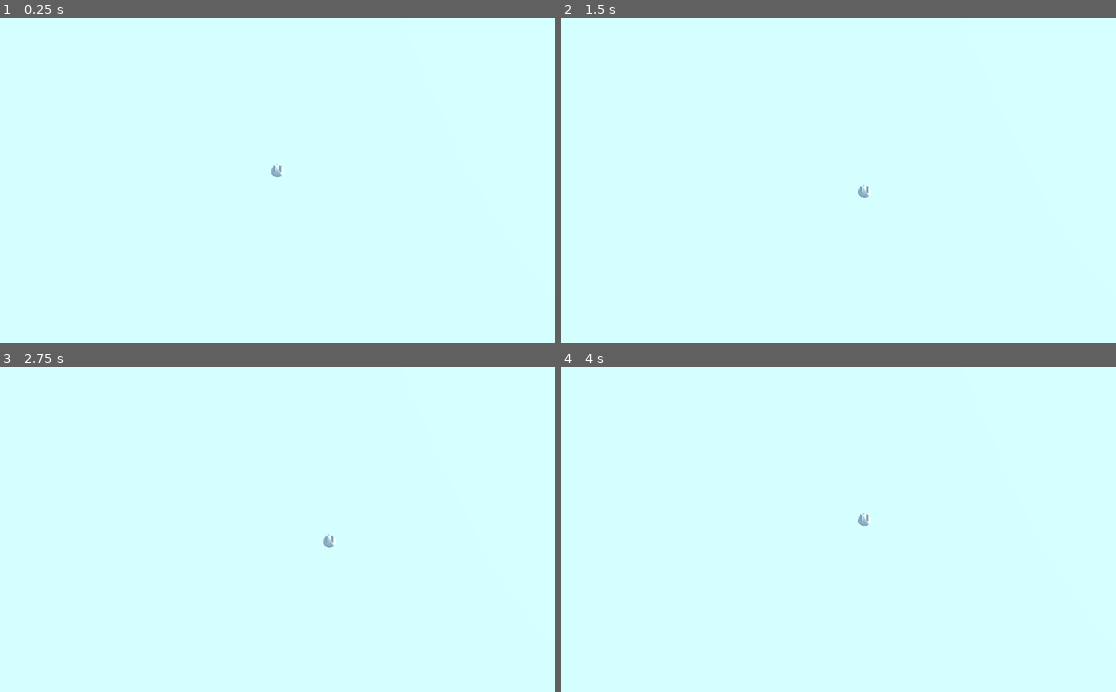
Above: before the commit, frames 1-4 (two rows, left to right).
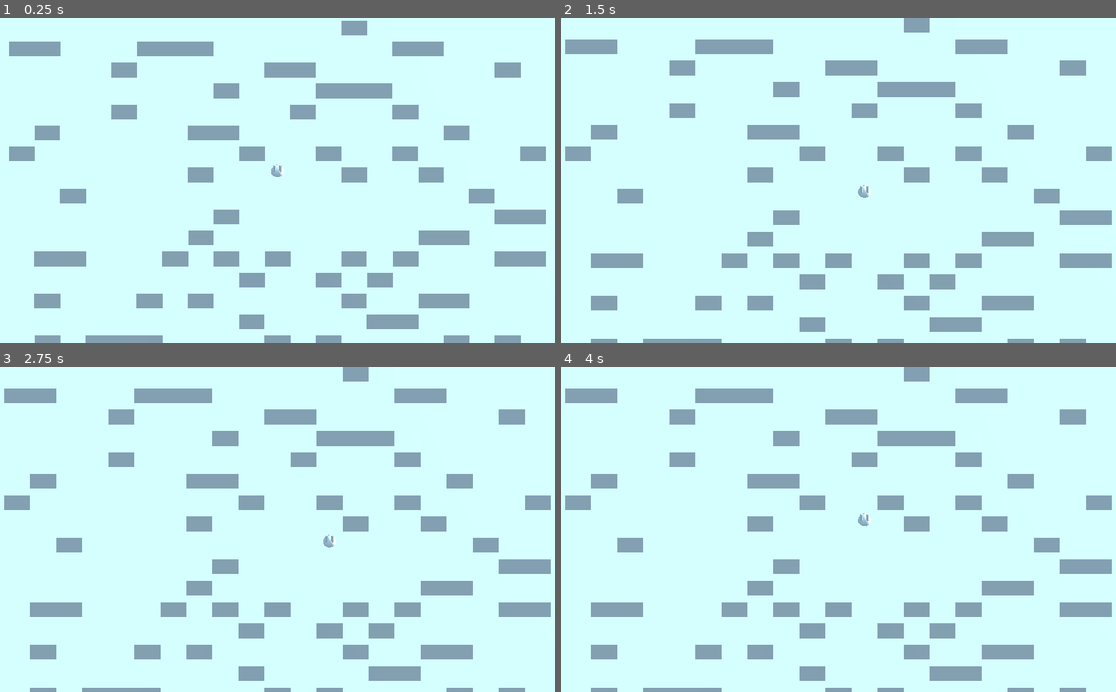
Above: after the commit, the same moments.

Repository: droqen/tojam2024battle
Game: Godot game, scene res://dev/droqen/control_test.tscn
Same seed, same stepped clock (60 frames per second), same inputs: the game is played once before the commit and once after it.
Inputs:
- Up to frame 1 (0.25 s): no input
- Up to frame 2 (1.5 s): hold Right (ui_right) 0.53-1.28 s; tap Enter at 1.25 s; hold Down (ui_down) from 1.28 s (still down)
- Up to frame 3 (2.75 s): tap Space at 2 s; release Down (ui_down) at 2.03 s; hold Right (ui_right) from 2.03 s (still down)
- Up to frame 4 (4 s): tap Enter at 2.75 s; release Right (ui_right) at 2.78 s; hold Up (ui_up) 2.78-3.53 s; tap Space at 3.5 s; hold Left (ui_left) from 3.53 s (still down)

The runs differ from the first frame. In frame 1, 14% of the frame differs, in the area x 1-99%, y 0-100%; in frame 2, 13%; in frame 3, 13%; in frame 4, 13%.

Commit message:
WSAD works; bunny bonks blocks

Diff:
--- a/bomberman_project/dev/droqen/GridMover.gd
+++ b/bomberman_project/dev/droqen/GridMover.gd
@@ -6,4 +6,9 @@
 		(1 if Input.is_action_just_pressed("ui_up") else 0) - (1 if Input.is_action_just_pressed("ui_down") else 0)
 	)
 	if dpad:
-		self.set_cell(self.cell + dpad)
+		if self.try_move(dpad):
+			pass
+		else:
+			translate(
+				0.5 * GameGrid.cell_to_pos(dpad)
+			)
--- a/bomberman_project/dev/droqen/control_test.tscn
+++ b/bomberman_project/dev/droqen/control_test.tscn
@@ -1,6 +1,7 @@
-[gd_scene load_steps=7 format=2]
+[gd_scene load_steps=8 format=2]
 
 [ext_resource path="res://dev/droqen/GridMover.gd" type="Script" id=1]
+[ext_resource path="res://scene/subsystems/block_world.tscn" type="PackedScene" id=2]
 
 [sub_resource type="PlaneMesh" id=1]
 size = Vector2( 100, 100 )
@@ -55,3 +56,5 @@
 
 [node name="DirectionalLight" type="DirectionalLight" parent="."]
 transform = Transform( -0.464342, -0.177371, 0.867713, -0.00958276, 0.98069, 0.195336, -0.885604, 0.0823876, -0.457075, 0, 21.0302, 0 )
+
+[node name="block_world" parent="." instance=ExtResource( 2 )]
--- /dev/null
+++ b/bomberman_project/dev/droqen/world_gen.gd
@@ -0,0 +1,17 @@
+extends Node
+
+const BLOCK = preload("res://gameplay/basic_block.tscn")
+onready var w = get_parent()
+
+func _ready():
+	for x in range(-10,10+1):
+		for y in range(-10,10+1):
+			if randf() < 0.25:
+				spawn_block_at(x,y)
+
+func spawn_block_at(x,y):
+				var block = BLOCK.instance()
+				block.set_cell(Vector2(x,y))
+				yield(get_tree(),"idle_frame")
+				w.add_child(block)
+				block.owner = owner if owner else self
--- a/bomberman_project/gameplay/GameGrid.gd
+++ b/bomberman_project/gameplay/GameGrid.gd
@@ -11,3 +11,10 @@
 
 func cell_to_pos(cell):
 	return 4 * Vector3(cell.x, 0, -cell.y)
+
+func find_objs_at_cell(cell):
+	var objs = []
+	for obj in gridobjs:
+		if obj.cell == cell:
+			objs.append(obj)
+	return objs
--- a/bomberman_project/gameplay/GridObject.gd
+++ b/bomberman_project/gameplay/GridObject.gd
@@ -11,5 +11,12 @@
 func set_cell(_cell):
 	cell = _cell
 	goalpos = GameGrid.cell_to_pos(cell)
+func try_move(dir) -> bool:
+	var cell2 = cell + dir
+	if GameGrid.find_objs_at_cell(cell2):
+		return false
+	else:
+		set_cell(cell2)
+		return true
 func _physics_process(_delta):
 	translation = lerp(translation, goalpos, 0.25)
--- /dev/null
+++ b/bomberman_project/gameplay/basic_block.tscn
@@ -0,0 +1,13 @@
+[gd_scene load_steps=3 format=2]
+
+[ext_resource path="res://gameplay/GridObject.gd" type="Script" id=1]
+
+[sub_resource type="CubeMesh" id=1]
+size = Vector3( 4, 4, 4 )
+
+[node name="block" type="Spatial"]
+script = ExtResource( 1 )
+
+[node name="MeshInstance" type="MeshInstance" parent="."]
+transform = Transform( 1, 0, 0, 0, 1, 0, 0, 0, 1, 0, 2, 0 )
+mesh = SubResource( 1 )
--- a/bomberman_project/project.godot
+++ b/bomberman_project/project.godot
@@ -32,6 +32,37 @@
 
 common/drop_mouse_on_gui_input_disabled=true
 
+[input]
+
+ui_left={
+"deadzone": 0.5,
+"events": [ Object(InputEventKey,"resource_local_to_scene":false,"resource_name":"","device":0,"alt":false,"shift":false,"control":false,"meta":false,"command":false,"pressed":false,"scancode":16777231,"physical_scancode":0,"unicode":0,"echo":false,"script":null)
+, Object(InputEventJoypadButton,"resource_local_to_scene":false,"resource_name":"","device":0,"button_index":14,"pressure":0.0,"pressed":false,"script":null)
+, Object(InputEventKey,"resource_local_to_scene":false,"resource_name":"","device":0,"alt":false,"shift":false,"control":false,"meta":false,"command":false,"pressed":false,"scancode":0,"physical_scancode":65,"unicode":0,"echo":false,"script":null)
+ ]
+}
+ui_right={
+"deadzone": 0.5,
+"events": [ Object(InputEventKey,"resource_local_to_scene":false,"resource_name":"","device":0,"alt":false,"shift":false,"control":false,"meta":false,"command":false,"pressed":false,"scancode":16777233,"physical_scancode":0,"unicode":0,"echo":false,"script":null)
+, Object(InputEventJoypadButton,"resource_local_to_scene":false,"resource_name":"","device":0,"button_index":15,"pressure":0.0,"pressed":false,"script":null)
+, Object(InputEventKey,"resource_local_to_scene":false,"resource_name":"","device":0,"alt":false,"shift":false,"control":false,"meta":false,"command":false,"pressed":false,"scancode":0,"physical_scancode":68,"unicode":0,"echo":false,"script":null)
+ ]
+}
+ui_up={
+"deadzone": 0.5,
+"events": [ Object(InputEventKey,"resource_local_to_scene":false,"resource_name":"","device":0,"alt":false,"shift":false,"control":false,"meta":false,"command":false,"pressed":false,"scancode":16777232,"physical_scancode":0,"unicode":0,"echo":false,"script":null)
+, Object(InputEventJoypadButton,"resource_local_to_scene":false,"resource_name":"","device":0,"button_index":12,"pressure":0.0,"pressed":false,"script":null)
+, Object(InputEventKey,"resource_local_to_scene":false,"resource_name":"","device":0,"alt":false,"shift":false,"control":false,"meta":false,"command":false,"pressed":false,"scancode":0,"physical_scancode":87,"unicode":0,"echo":false,"script":null)
+ ]
+}
+ui_down={
+"deadzone": 0.5,
+"events": [ Object(InputEventKey,"resource_local_to_scene":false,"resource_name":"","device":0,"alt":false,"shift":false,"control":false,"meta":false,"command":false,"pressed":false,"scancode":16777234,"physical_scancode":0,"unicode":0,"echo":false,"script":null)
+, Object(InputEventJoypadButton,"resource_local_to_scene":false,"resource_name":"","device":0,"button_index":13,"pressure":0.0,"pressed":false,"script":null)
+, Object(InputEventKey,"resource_local_to_scene":false,"resource_name":"","device":0,"alt":false,"shift":false,"control":false,"meta":false,"command":false,"pressed":false,"scancode":0,"physical_scancode":83,"unicode":0,"echo":false,"script":null)
+ ]
+}
+
 [physics]
 
 common/enable_pause_aware_picking=true
--- /dev/null
+++ b/bomberman_project/scene/subsystems/block_world.tscn
@@ -0,0 +1,8 @@
+[gd_scene load_steps=2 format=2]
+
+[ext_resource path="res://dev/droqen/world_gen.gd" type="Script" id=1]
+
+[node name="block_world" type="Spatial"]
+
+[node name="world_gen" type="Node" parent="."]
+script = ExtResource( 1 )
